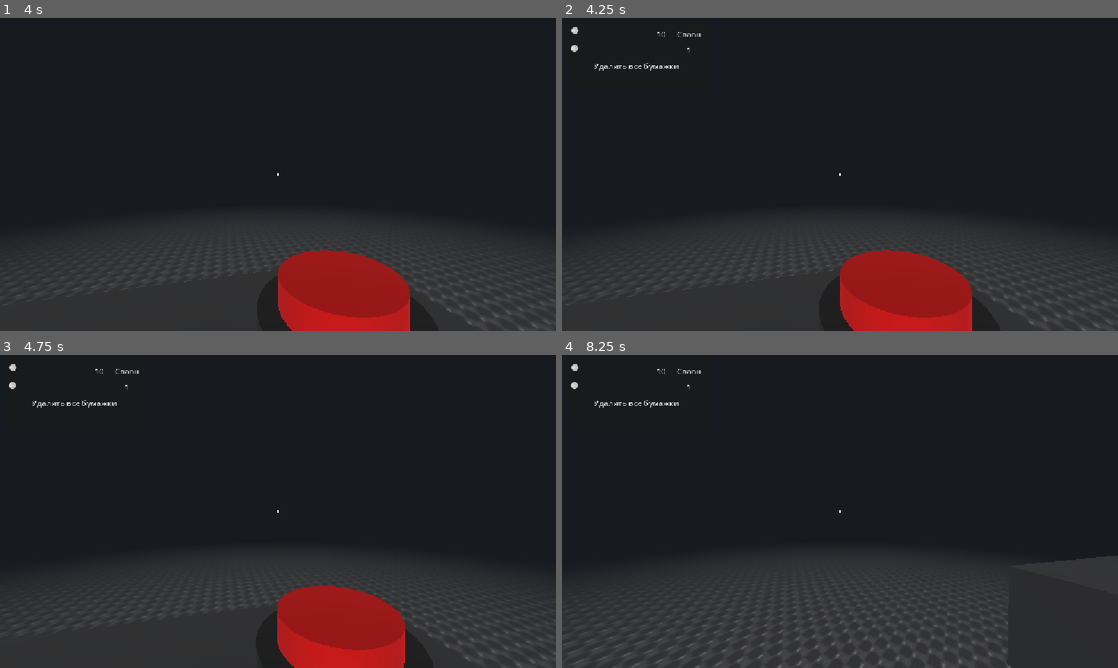
Above: before the commit, frames 1-4 (two rows, left to right).
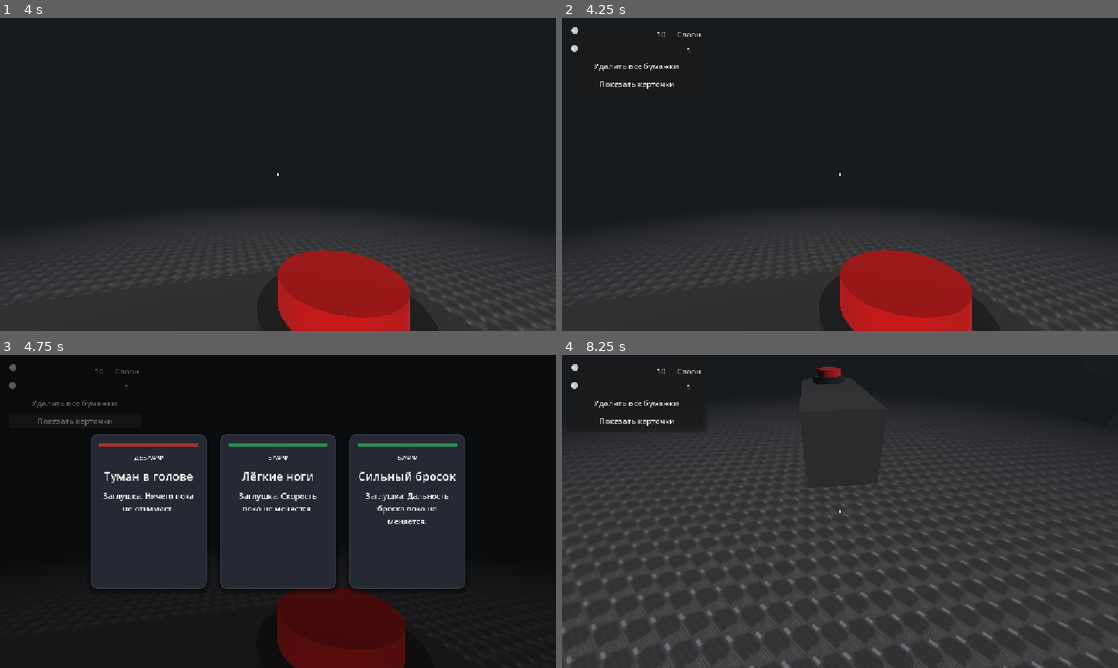
Above: after the commit, the same moments.

Repository: AvSBF/nerdy-papers
Game: Godot game, scene res://Scenes/World.tscn
The game is run twice, just before and just after one commit, with the same random seed, the same clock (stepped at 60 frames per second) and the same inputs.
Inputs (mouse positions are in pixels of both pictures, inside the frame that each line leads up to):
- Up to frame 1 (4 s): tap Enter at 0.5, 2.75 s; move the mouse to (305, 174) at 0.52 s; hold E (interact) 0.53-1.28 s; hold W (key_forward) from 0.53 s (still down); move the mouse to (250, 174) at 1.27 s; tap Shift (sprint) at 1.35 s; tap Space at 2, 3.5 s; move the mouse to (289, 168) at 2.02 s; hold G (throw) 2.03-2.78 s; move the mouse to (272, 180) at 2.77 s; tap E (interact) at 2.85 s; move the mouse to (316, 177) at 3.52 s; hold Shift (sprint) from 3.53 s (still down)
- Up to frame 2 (4.25 s): keep holding W (key_forward); keep holding Shift (sprint); tap F2 (debug_menu) at 4.15 s
- Up to frame 3 (4.75 s): release W (key_forward) at 4.25 s; release Shift (sprint) at 4.25 s; click (72, 420) at 4.25 s, where only the run after the commit has a clickable "Показать карточки"
- Up to frame 4 (8.25 s): click (712, 511) at 5.02 s; click "Спавн" at 5.75 s; click "Удалить все бумажки" at 6.5 s; tap Enter at 7.25 s; move the mouse to (673, 464) at 7.27 s; hold A (key_left) 7.28-8.03 s; tap G (throw) at 7.35 s; move the mouse to (867, 511) at 8.02 s; hold S (key_backwards) from 8.03 s (still down); hold E (interact) from 8.03 s (still down)

Frame 1 is identical in both runs. In frame 2, 0.1% of the frame differs, in the area x 6-21%, y 20-23%; in frame 3, 29%; in frame 4, 38%, in the area x 0-100%, y 3-100%.

Commit message:
feat: add buff card system shown after paper deposits

Diff:
--- /dev/null
+++ b/Prefabs/BuffCard.tscn
@@ -0,0 +1,109 @@
+[gd_scene format=3 uid="uid://b1c4rdb1c4rda"]
+
+[ext_resource type="Script" path="res://Scripts/UI/buff_card.gd" id="1_card"]
+
+[sub_resource type="StyleBoxFlat" id="StyleBoxFlat_normal"]
+content_margin_left = 0.0
+content_margin_top = 0.0
+content_margin_right = 0.0
+content_margin_bottom = 0.0
+bg_color = Color(0.14, 0.16, 0.2, 1)
+border_width_left = 1
+border_width_top = 1
+border_width_right = 1
+border_width_bottom = 1
+border_color = Color(0.28, 0.31, 0.37, 1)
+corner_radius_top_left = 14
+corner_radius_top_right = 14
+corner_radius_bottom_right = 14
+corner_radius_bottom_left = 14
+shadow_color = Color(0, 0, 0, 0.4)
+shadow_size = 10
+shadow_offset = Vector2(0, 4)
+
+[sub_resource type="StyleBoxFlat" id="StyleBoxFlat_hover"]
+content_margin_left = 0.0
+content_margin_top = 0.0
+content_margin_right = 0.0
+content_margin_bottom = 0.0
+bg_color = Color(0.19, 0.22, 0.28, 1)
+border_width_left = 1
+border_width_top = 1
+border_width_right = 1
+border_width_bottom = 1
+border_color = Color(0.42, 0.47, 0.56, 1)
+corner_radius_top_left = 14
+corner_radius_top_right = 14
+corner_radius_bottom_right = 14
+corner_radius_bottom_left = 14
+shadow_color = Color(0, 0, 0, 0.5)
+shadow_size = 14
+shadow_offset = Vector2(0, 6)
+
+[sub_resource type="StyleBoxFlat" id="StyleBoxFlat_pressed"]
+content_margin_left = 0.0
+content_margin_top = 0.0
+content_margin_right = 0.0
+content_margin_bottom = 0.0
+bg_color = Color(0.11, 0.13, 0.17, 1)
+border_width_left = 1
+border_width_top = 1
+border_width_right = 1
+border_width_bottom = 1
+border_color = Color(0.28, 0.31, 0.37, 1)
+corner_radius_top_left = 14
+corner_radius_top_right = 14
+corner_radius_bottom_right = 14
+corner_radius_bottom_left = 14
+
+[node name="BuffCard" type="Button"]
+custom_minimum_size = Vector2(240, 320)
+theme_override_styles/normal = SubResource("StyleBoxFlat_normal")
+theme_override_styles/hover = SubResource("StyleBoxFlat_hover")
+theme_override_styles/pressed = SubResource("StyleBoxFlat_pressed")
+script = ExtResource("1_card")
+
+[node name="Margin" type="MarginContainer" parent="."]
+anchors_preset = 15
+anchor_right = 1.0
+anchor_bottom = 1.0
+grow_horizontal = 2
+grow_vertical = 2
+mouse_filter = 2
+theme_override_constants/margin_left = 18
+theme_override_constants/margin_top = 18
+theme_override_constants/margin_right = 18
+theme_override_constants/margin_bottom = 18
+
+[node name="VBox" type="VBoxContainer" parent="Margin"]
+mouse_filter = 2
+theme_override_constants/separation = 12
+alignment = 1
+
+[node name="TopStripe" type="ColorRect" parent="Margin/VBox"]
+custom_minimum_size = Vector2(0, 8)
+size_flags_horizontal = 3
+mouse_filter = 2
+color = Color(0.16, 0.55, 0.32, 1)
+
+[node name="TypeLabel" type="Label" parent="Margin/VBox"]
+mouse_filter = 2
+horizontal_alignment = 1
+theme_override_font_sizes/font_size = 14
+text = "БАФФ"
+
+[node name="TitleLabel" type="Label" parent="Margin/VBox"]
+mouse_filter = 2
+horizontal_alignment = 1
+theme_override_font_sizes/font_size = 24
+text = "Заголовок"
+
+[node name="DescLabel" type="Label" parent="Margin/VBox"]
+mouse_filter = 2
+horizontal_alignment = 1
+autowrap_mode = 3
+text = "Описание"
+
+[node name="Spacer" type="Control" parent="Margin/VBox"]
+size_flags_vertical = 3
+mouse_filter = 2
--- /dev/null
+++ b/Prefabs/BuffCardUI.tscn
@@ -0,0 +1,36 @@
+[gd_scene format=3 uid="uid://b1c4rdu1c4rda"]
+
+[ext_resource type="Script" path="res://Scripts/UI/buff_card_manager.gd" id="1_mgr"]
+[ext_resource type="PackedScene" uid="uid://b1c4rdb1c4rda" path="res://Prefabs/BuffCard.tscn" id="2_card"]
+
+[node name="BuffCardUI" type="CanvasLayer"]
+layer = 10
+process_mode = 3
+script = ExtResource("1_mgr")
+card_scene = ExtResource("2_card")
+
+[node name="Overlay" type="Control" parent="."]
+anchors_preset = 15
+anchor_right = 1.0
+anchor_bottom = 1.0
+grow_horizontal = 2
+grow_vertical = 2
+
+[node name="Dimmer" type="ColorRect" parent="Overlay"]
+anchors_preset = 15
+anchor_right = 1.0
+anchor_bottom = 1.0
+grow_horizontal = 2
+grow_vertical = 2
+color = Color(0, 0, 0, 0.55)
+
+[node name="Center" type="CenterContainer" parent="Overlay"]
+anchors_preset = 15
+anchor_right = 1.0
+anchor_bottom = 1.0
+grow_horizontal = 2
+grow_vertical = 2
+
+[node name="Cards" type="HBoxContainer" parent="Overlay/Center"]
+theme_override_constants/separation = 28
+alignment = 1
--- a/Prefabs/DebugMenu.tscn
+++ b/Prefabs/DebugMenu.tscn
@@ -53,3 +53,6 @@
 
 [node name="DeleteButton" type="Button" parent="Panel/Margin/VBox"]
 text = "Удалить все бумажки"
+
+[node name="ForceCardsButton" type="Button" parent="Panel/Margin/VBox"]
+text = "Показать карточки"
--- a/Scenes/World.tscn
+++ b/Scenes/World.tscn
@@ -5,6 +5,7 @@
 [ext_resource type="PackedScene" uid="uid://cxasut8klwf3u" path="res://Prefabs/paper_creating_table.tscn" id="3_5nsto"]
 [ext_resource type="PackedScene" uid="uid://bq7w2m5n8k3xa" path="res://Prefabs/paper_storage.tscn" id="4_storage"]
 [ext_resource type="PackedScene" uid="uid://bcdkmwvhqb7qf" path="res://Prefabs/DebugMenu.tscn" id="5_debug"]
+[ext_resource type="PackedScene" uid="uid://b1c4rdu1c4rda" path="res://Prefabs/BuffCardUI.tscn" id="6_buffcard"]
 
 [sub_resource type="Environment" id="Environment_mmoe8"]
 background_mode = 1
@@ -58,3 +59,5 @@
 paper_type = 4
 
 [node name="DebugMenu" parent="." unique_id=669537794 instance=ExtResource("5_debug")]
+
+[node name="BuffCardUI" parent="." unique_id=733271258 instance=ExtResource("6_buffcard")]
--- a/Scripts/Paper Storage/paper_storage.gd
+++ b/Scripts/Paper Storage/paper_storage.gd
@@ -1,4 +1,6 @@
 extends Node3D
+
+signal paper_deposited(count: int)
 
 @onready var detect_area : Area3D = $DetectArea
 @onready var count_label : Label3D = $CountLabel
@@ -16,6 +18,7 @@
 var count : int = 0
 
 func _ready() -> void:
+	add_to_group("paper_storage")
 	detect_area.body_entered.connect(_on_body_entered)
 	type_label.text = str(paper_type)
 	_update_label()
@@ -29,6 +32,7 @@
 		body.queue_free()
 		_update_label()
 		_spawn_plus_one_label()
+		paper_deposited.emit(count)
 	else:
 		_throw_toward_player(body)
 
--- /dev/null
+++ b/Scripts/UI/buff_card.gd
@@ -0,0 +1,28 @@
+class_name BuffCard
+extends Button
+
+signal chosen(card: BuffCard)
+
+const GREEN_COLOR := Color(0.16, 0.55, 0.32)
+const RED_COLOR := Color(0.65, 0.2, 0.18)
+
+@onready var top_stripe : ColorRect = $Margin/VBox/TopStripe
+@onready var type_label : Label = $Margin/VBox/TypeLabel
+@onready var title_label : Label = $Margin/VBox/TitleLabel
+@onready var desc_label : Label = $Margin/VBox/DescLabel
+
+var card_type : String = "green"
+
+func _ready() -> void:
+	pressed.connect(_on_pressed)
+
+func setup(data: Dictionary) -> void:
+	card_type = str(data.get("type", "green"))
+	var color := GREEN_COLOR if card_type == "green" else RED_COLOR
+	top_stripe.color = color
+	type_label.text = "БАФФ" if card_type == "green" else "ДЕБАФФ"
+	title_label.text = str(data.get("title", "Без названия"))
+	desc_label.text = str(data.get("desc", "Заглушка"))
+
+func _on_pressed() -> void:
+	chosen.emit(self)
--- /dev/null
+++ b/Scripts/UI/buff_card_manager.gd
@@ -0,0 +1,90 @@
+extends CanvasLayer
+
+signal card_chosen(card_type: String)
+
+@export var card_scene : PackedScene
+@export var required_min : int = 3
+@export var required_max : int = 6
+
+const GOOD_POOL : Array[Dictionary] = [
+	{"title": "Лёгкие ноги", "desc": "Заглушка. Скорость пока не меняется."},
+	{"title": "Сильный бросок", "desc": "Заглушка. Дальность броска пока не меняется."},
+	{"title": "Второе дыхание", "desc": "Заглушка. Ничего пока не даёт."},
+]
+
+const BAD_POOL : Array[Dictionary] = [
+	{"title": "Тяжёлые руки", "desc": "Заглушка. Скорость пока не меняется."},
+	{"title": "Дрожь в руках", "desc": "Заглушка. Точность пока не меняется."},
+	{"title": "Туман в голове", "desc": "Заглушка. Ничего пока не отнимает."},
+]
+
+@onready var overlay : Control = $Overlay
+@onready var cards_container : HBoxContainer = $Overlay/Center/Cards
+
+var _deposits_total : int = 0
+var _required : int = 0
+var _cards_active : bool = false
+
+func _ready() -> void:
+	process_mode = Node.PROCESS_MODE_ALWAYS
+	overlay.visible = false
+	for storage in get_tree().get_nodes_in_group("paper_storage"):
+		storage.paper_deposited.connect(_on_paper_deposited)
+	_roll_required()
+
+func _on_paper_deposited(_count: int) -> void:
+	if _cards_active:
+		return
+	_deposits_total += 1
+	if _deposits_total >= _required:
+		_show_cards()
+
+func _roll_required() -> void:
+	_required = randi_range(required_min, required_max)
+
+func force_show() -> void:
+	_show_cards()
+
+func _show_cards() -> void:
+	_cards_active = true
+	get_tree().paused = true
+	Input.mouse_mode = Input.MOUSE_MODE_VISIBLE
+	_build_cards()
+	overlay.visible = true
+
+func _build_cards() -> void:
+	for child in cards_container.get_children():
+		child.queue_free()
+
+	var types := ["green", "red", "green"]
+	types.shuffle()
+	var used_good : Array[int] = []
+	var used_bad : Array[int] = []
+
+	for t in types:
+		var card := card_scene.instantiate() as BuffCard
+		cards_container.add_child(card)
+		card.setup(_random_buff(t, used_good if t == "green" else used_bad))
+		card.pressed.connect(_on_card_pressed.bind(card))
+
+func _random_buff(type: String, used: Array[int]) -> Dictionary:
+	var pool : Array[Dictionary] = GOOD_POOL if type == "green" else BAD_POOL
+	var index := randi_range(0, pool.size() - 1)
+	while index in used:
+		index = randi_range(0, pool.size() - 1)
+	used.append(index)
+	var data : Dictionary = pool[index].duplicate()
+	data["type"] = type
+	return data
+
+func _on_card_pressed(card: BuffCard) -> void:
+	card_chosen.emit(card.card_type)
+	_hide_cards()
+
+func _hide_cards() -> void:
+	overlay.visible = false
+	get_tree().paused = false
+	Input.mouse_mode = Input.MOUSE_MODE_CAPTURED
+	_deposits_total = 0
+	_roll_required()
+	_cards_active = false
--- a/Scripts/UI/debug_menu.gd
+++ b/Scripts/UI/debug_menu.gd
@@ -7,6 +7,7 @@
 @onready var max_held_slider : HSlider = $Panel/Margin/VBox/MaxHeldRow/MaxHeldSlider
 @onready var max_held_value : Label = $Panel/Margin/VBox/MaxHeldRow/MaxHeldValue
 @onready var delete_button : Button = $Panel/Margin/VBox/DeleteButton
+@onready var force_cards_button : Button = $Panel/Margin/VBox/ForceCardsButton
 
 @onready var interactor : Node = get_tree().current_scene.get_node("Player/Interactor")
 
@@ -16,6 +17,7 @@
 	max_held_slider.value_changed.connect(_on_max_held_changed)
 	spawn_button.pressed.connect(_on_spawn_pressed)
 	delete_button.pressed.connect(_on_delete_pressed)
+	force_cards_button.pressed.connect(_on_force_cards_pressed)
 	_on_spawn_count_changed(spawn_count_slider.value)
 	_on_max_held_changed(max_held_slider.value)
 
@@ -54,3 +56,8 @@
 	for paper in get_tree().get_nodes_in_group("paper"):
 		if is_instance_valid(paper):
 			paper.queue_free()
+
+func _on_force_cards_pressed() -> void:
+	var buff_ui := get_tree().current_scene.get_node("BuffCardUI") as Node
+	if buff_ui != null and buff_ui.has_method("force_show"):
+		buff_ui.force_show()
Not shown, added: Scripts/UI/buff_card.gd.uid
Not shown, added: Scripts/UI/buff_card_manager.gd.uid
